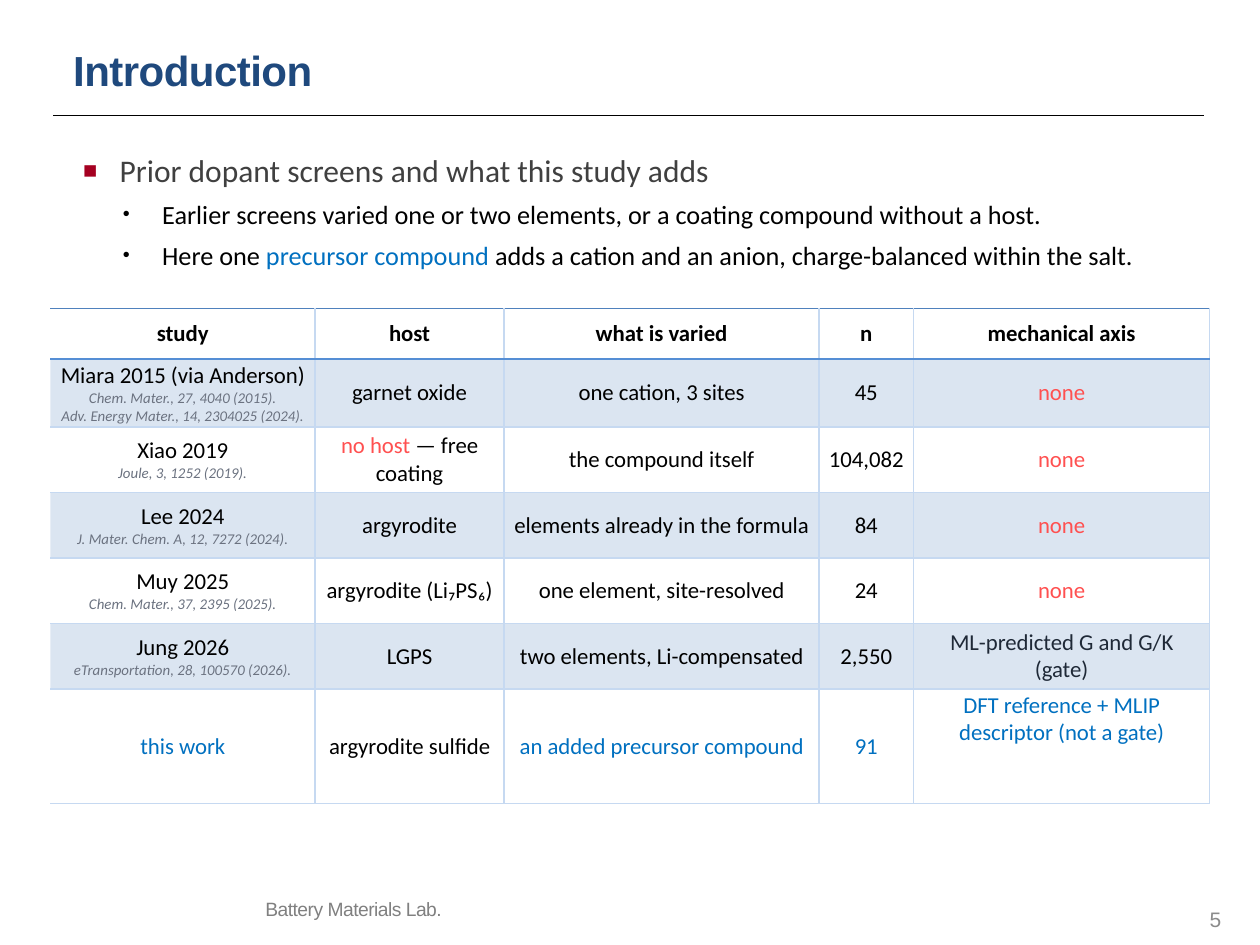
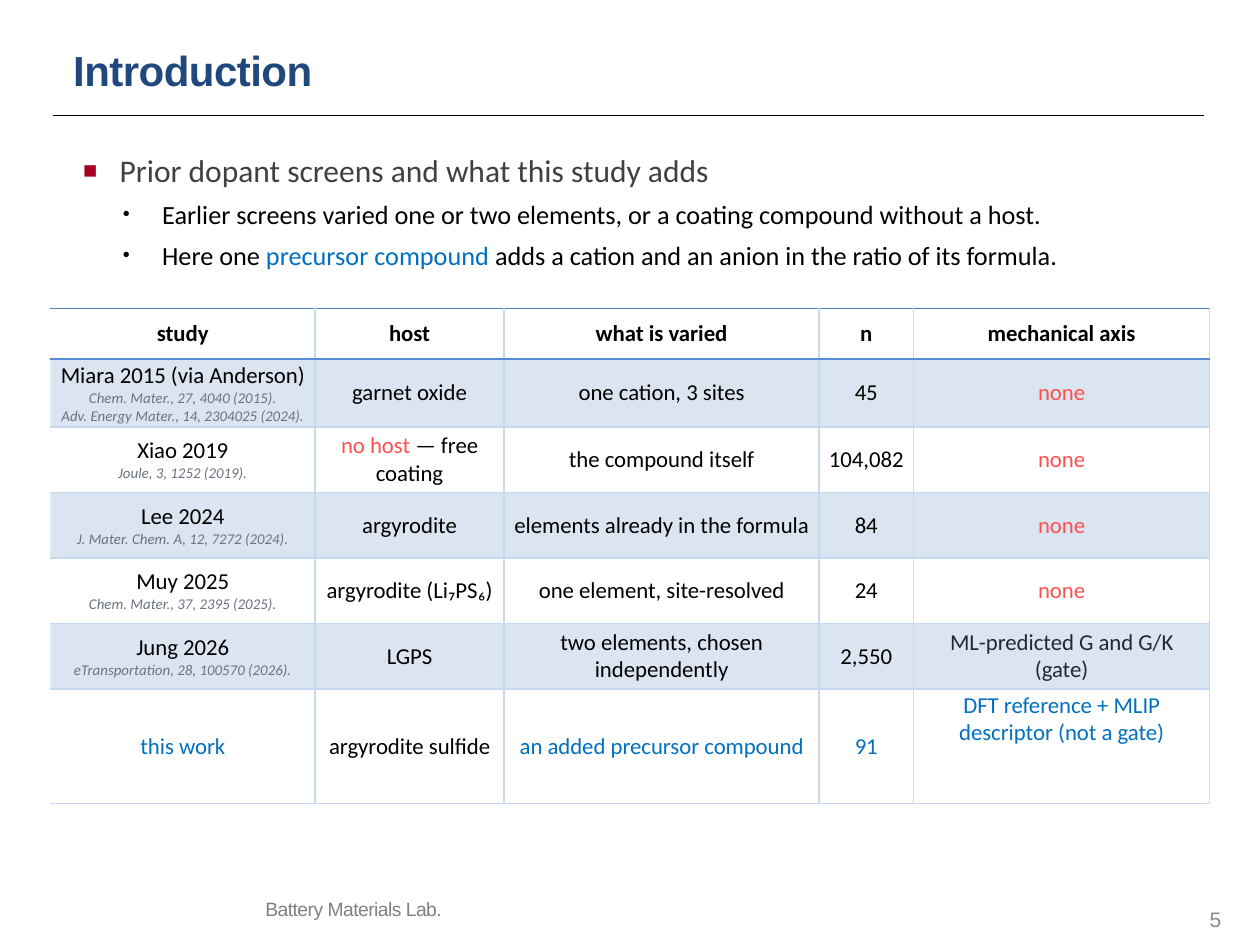
Before and after one commit to yonghoon7153-source/Yonghoon-DEM-DFT, a slide deck: slide 5 of kb/seminars/Research_Seminar_2026_10_13_cascade_progress_lean.pptx. Drawn at 1260x945 pixels with LibreOffice and Linux fonts; fonts in the diff are those of the drawing; background and template pictures are left out. Boxes give left, top, right and bottom in pixels: in the first picture for what was removed or moved away, otherwise in the second. Text is boxed around its words. In the diff, an @@ line names an element or a change of style, - is before the commit and + after.

```diff
--- a/kb/seminars/Research_Seminar_2026_10_13_cascade_progress_lean.pptx
+++ b/kb/seminars/Research_Seminar_2026_10_13_cascade_progress_lean.pptx
@@ text at (162,246,1057,270): text changed @@
-• Here one precursor compound adds a cation and an anion, charge-balanced within the salt.
+• Here one precursor compound adds a cation and an anion in the ratio of its formula.
@@ table at (50,309,1210,762) @@
-row 6, column 3: two elements, Li-compensated
+row 6, column 3: two elements, chosen independently
```
Also in this commit, not shown: 7 other files.
